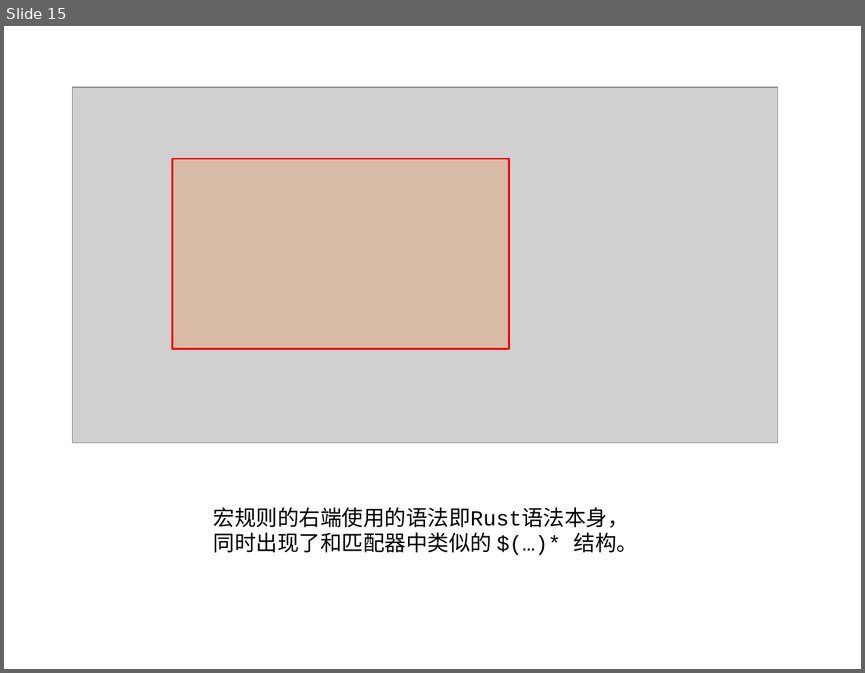
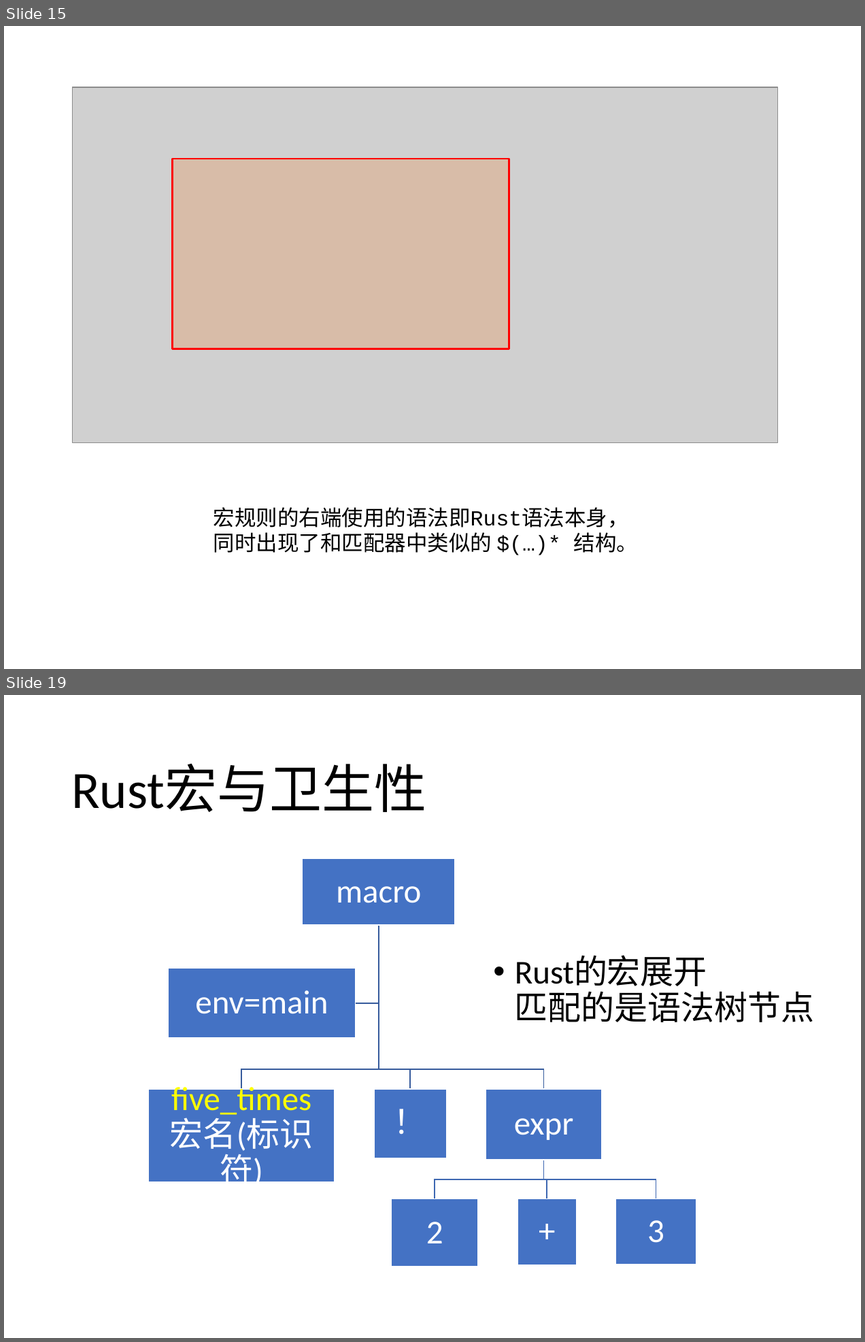
Before and after one commit to agave233/teamwork-14-Macro, a slide deck: Slides/Rust Part Slides.pptx. Shown one above the other, each under a label of ours: slide 15 before the commit, slides 15 and 19 after it; the slides between them are not shown. The pictures are 865x673 and 865x1342 pixels, drawn with LibreOffice and Linux fonts; fonts in the diff are those of the drawing; grey boxes stand for pictures. Boxes give left, top, right and bottom in pixels: in the first picture for what was removed or moved away, otherwise in the second. Text is boxed around its words. In the diff, an @@ line names an element or a change of style, - is before the commit and + after.

```diff
--- a/Slides/Rust Part Slides.pptx
+++ b/Slides/Rust Part Slides.pptx
@@ slide 19 added at (4, 695, 861, 1338), background #FFFFFF @@
@@ title added at (71, 764, 426, 812), 44 pt, text #000000 @@
+Rust宏与卫生性
@@ text added at (515, 956, 814, 1022), 28 pt, text #000000 @@
+• Rust的宏展开
+  匹配的是语法树节点
@@ group added at (148, 858, 696, 1266): 8 rectangles, 8 texts, 7 freeform shapes @@
+macro
+five_times
+宏名(标识符)
+！
+expr
+2
++
+3
+env=main
```
Also in this commit, not shown: 2 slides changed, 3 other slides added.
